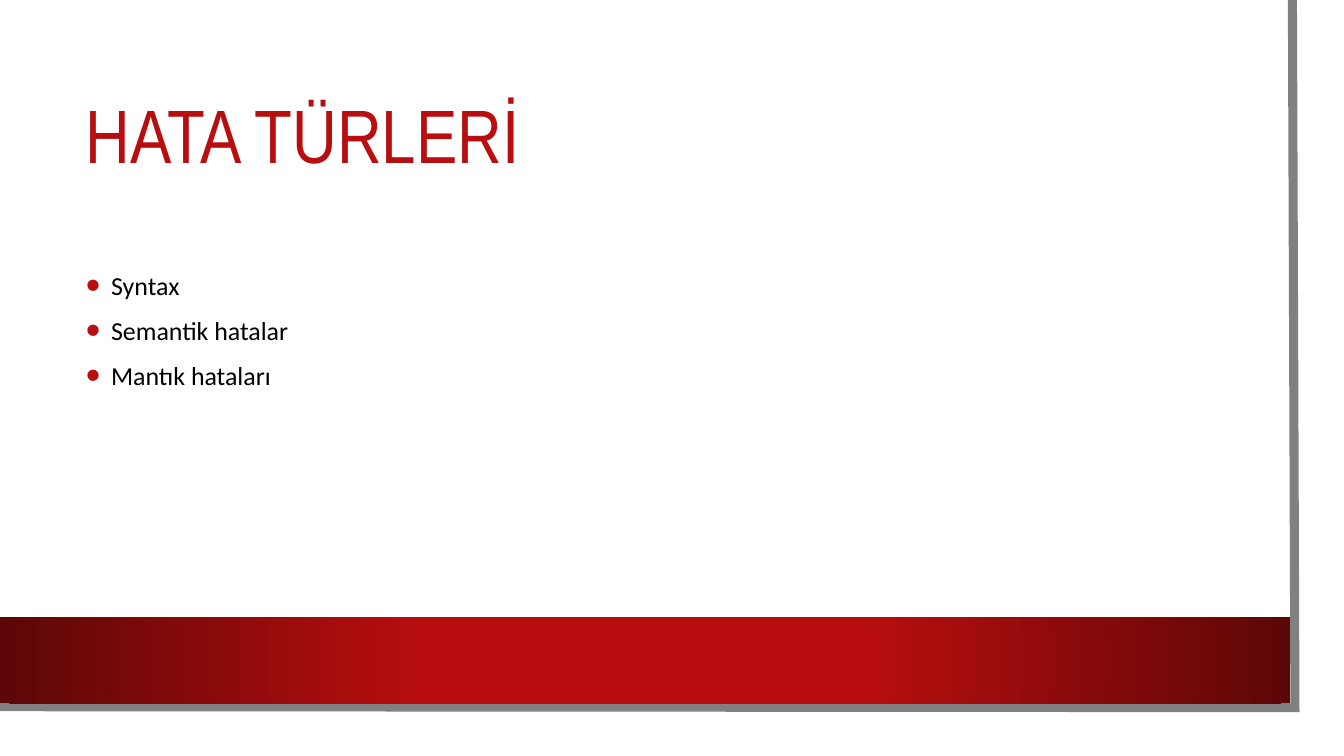
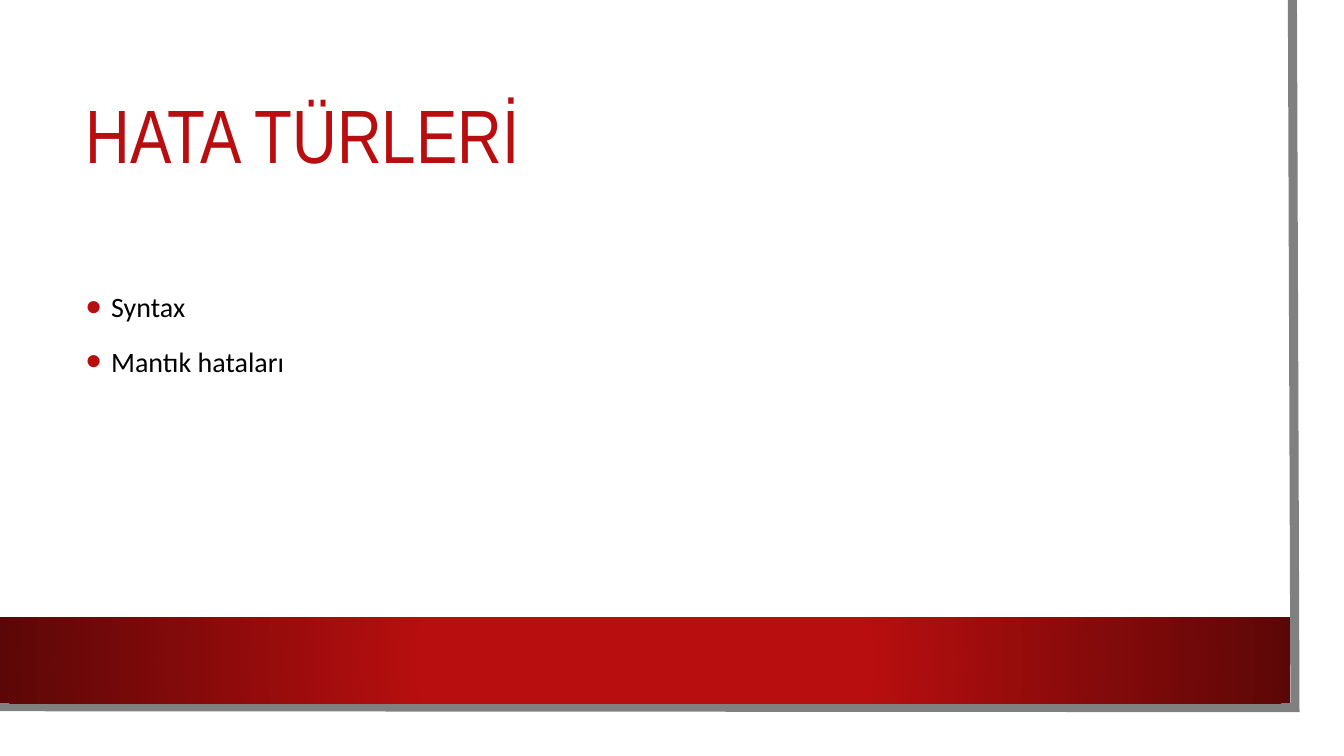
Before and after one commit to sametozalp/staj, a slide deck: slide 3 of debug.pptx. Drawn at 1344x756 pixels with LibreOffice and Linux fonts; fonts in the diff are those of the drawing; background and template pictures are left out. Boxes give left, top, right and bottom in pixels: in the first picture for what was removed or moved away, otherwise in the second. Text is boxed around its words. In the diff, an @@ line names an element or a change of style, - is before the commit and + after.

```diff
--- a/debug.pptx
+++ b/debug.pptx
@@ text "Syntax" at <box>111,299,284,373</box>: size 18.5 to 20 pt; line spacing 1 to 1.2 @@
@@ text at <box>111,322,288,341</box>: paragraph removed @@
-• Semantik hatalar
```
Also in this commit, not shown: 11 slides added, 20 other files.
